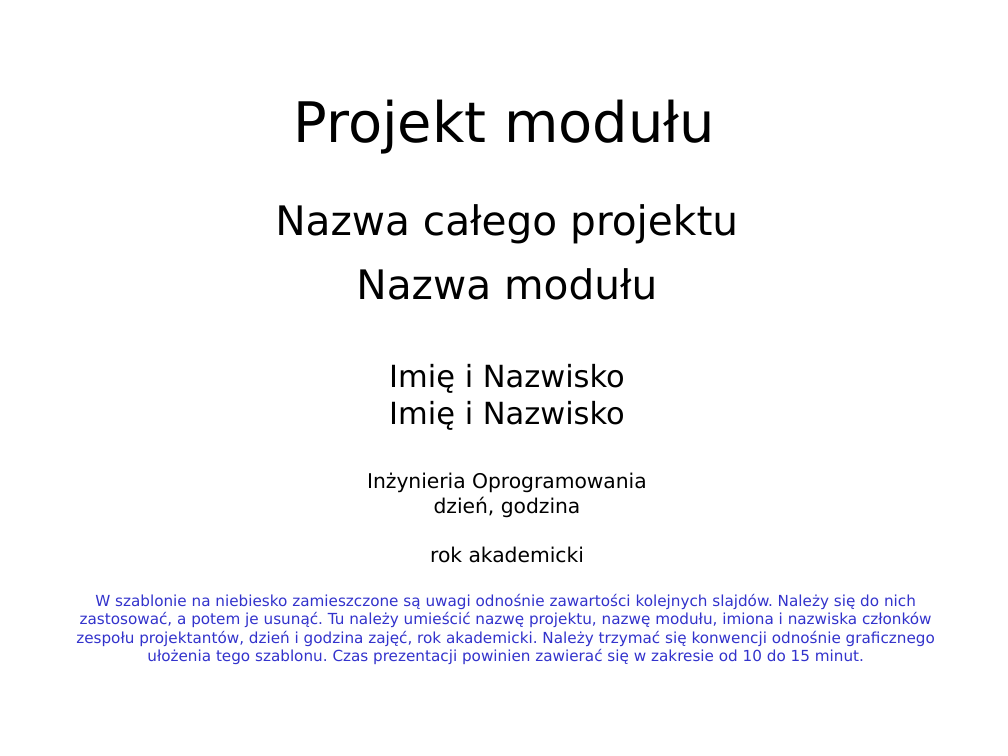
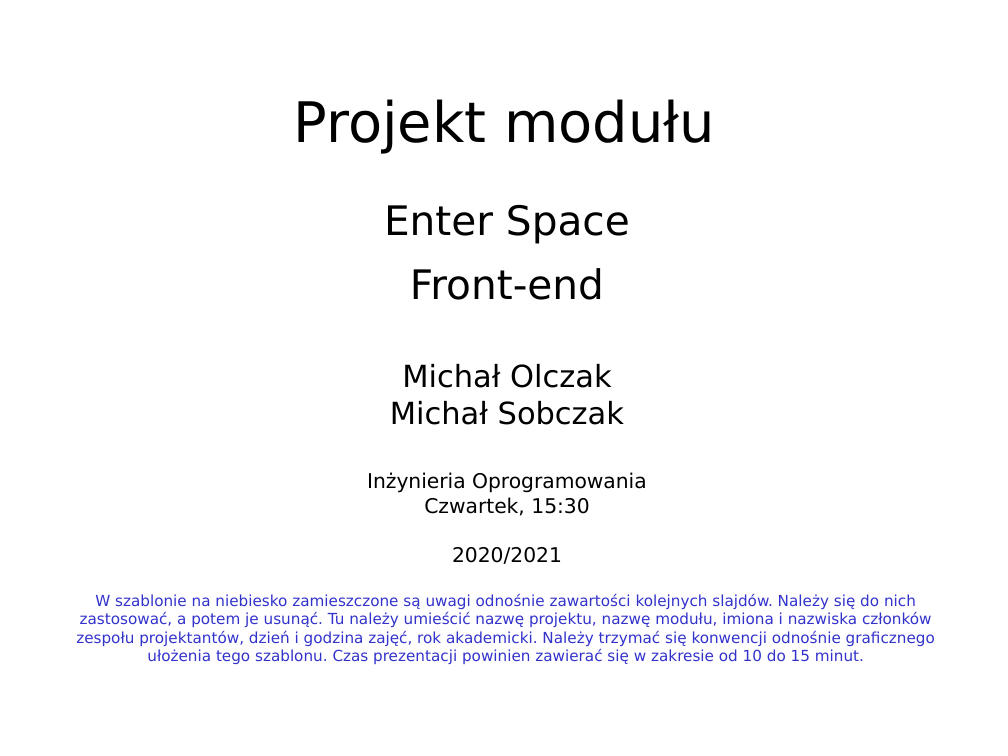
Before and after one commit to Informatyka-Stosowana-Chopy/Inzynieria-oprogramowania, a slide deck: slide 1 of front-end/szablon_proj_prez.ppt. Drawn at 1008x756 pixels with LibreOffice and Linux fonts; fonts in the diff are those of the drawing. Boxes give left, top, right and bottom in pixels: in the first picture for what was removed or moved away, otherwise in the second. Text is boxed around its words. In the diff, an @@ line names an element or a change of style, - is before the commit and + after.

```diff
--- a/front-end/szablon_proj_prez.ppt
+++ b/front-end/szablon_proj_prez.ppt
@@ subtitle at bbox=[384, 205, 630, 425]: text changed; size 32 to 24 pt @@
-Nazwa całego projektu
-Nazwa modułu
-Imię i Nazwisko
-Imię i Nazwisko
+Enter Space
+Front-end
+Michał Olczak
+Michał Sobczak
@@ subtitle at bbox=[424, 497, 589, 564]: text changed @@
-dzień, godzina
-rok akademicki
+Czwartek, 15:30
+2020/2021
```
Also in this commit, not shown: 2 other slides changed, 3 slides added, 2 slides removed.
